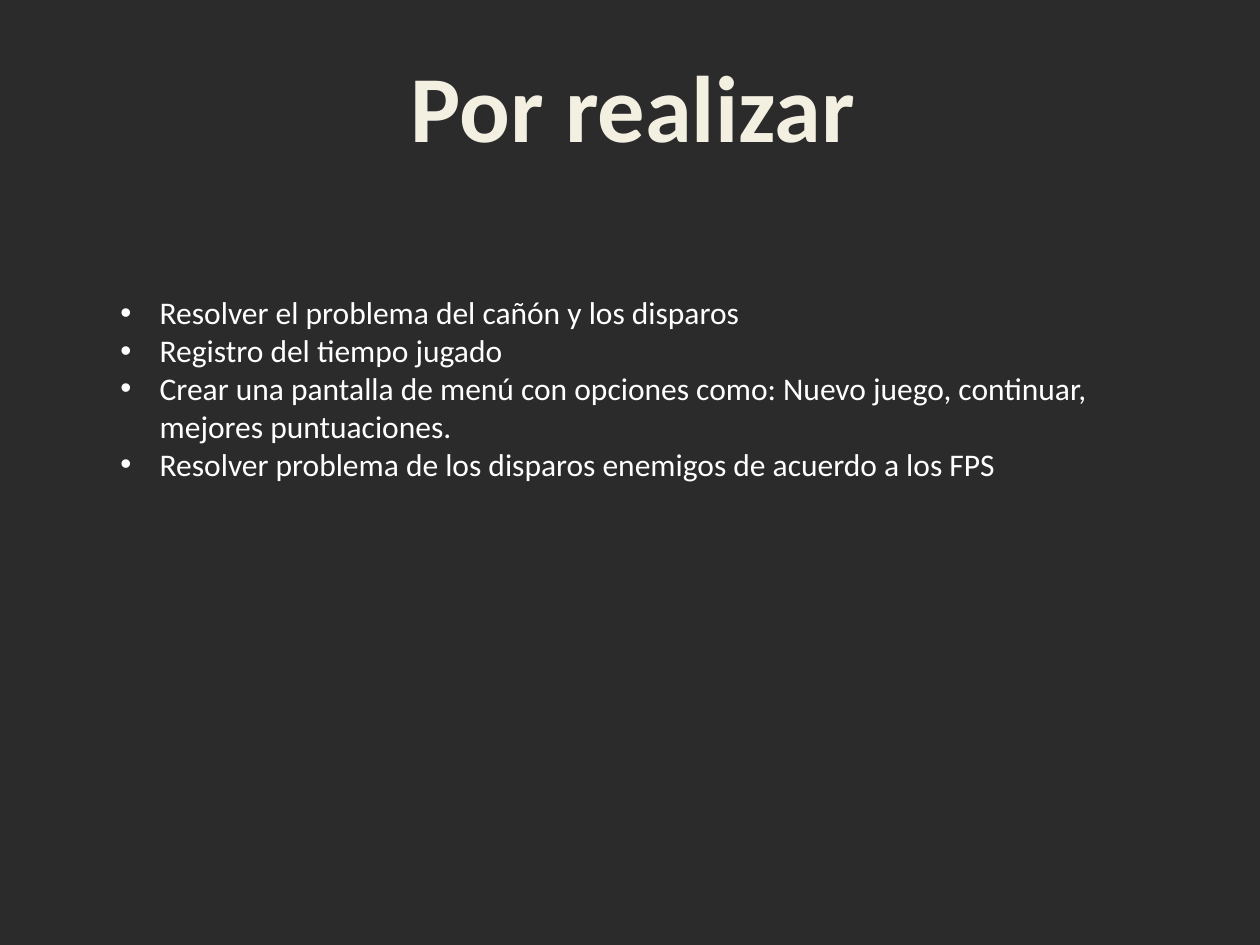
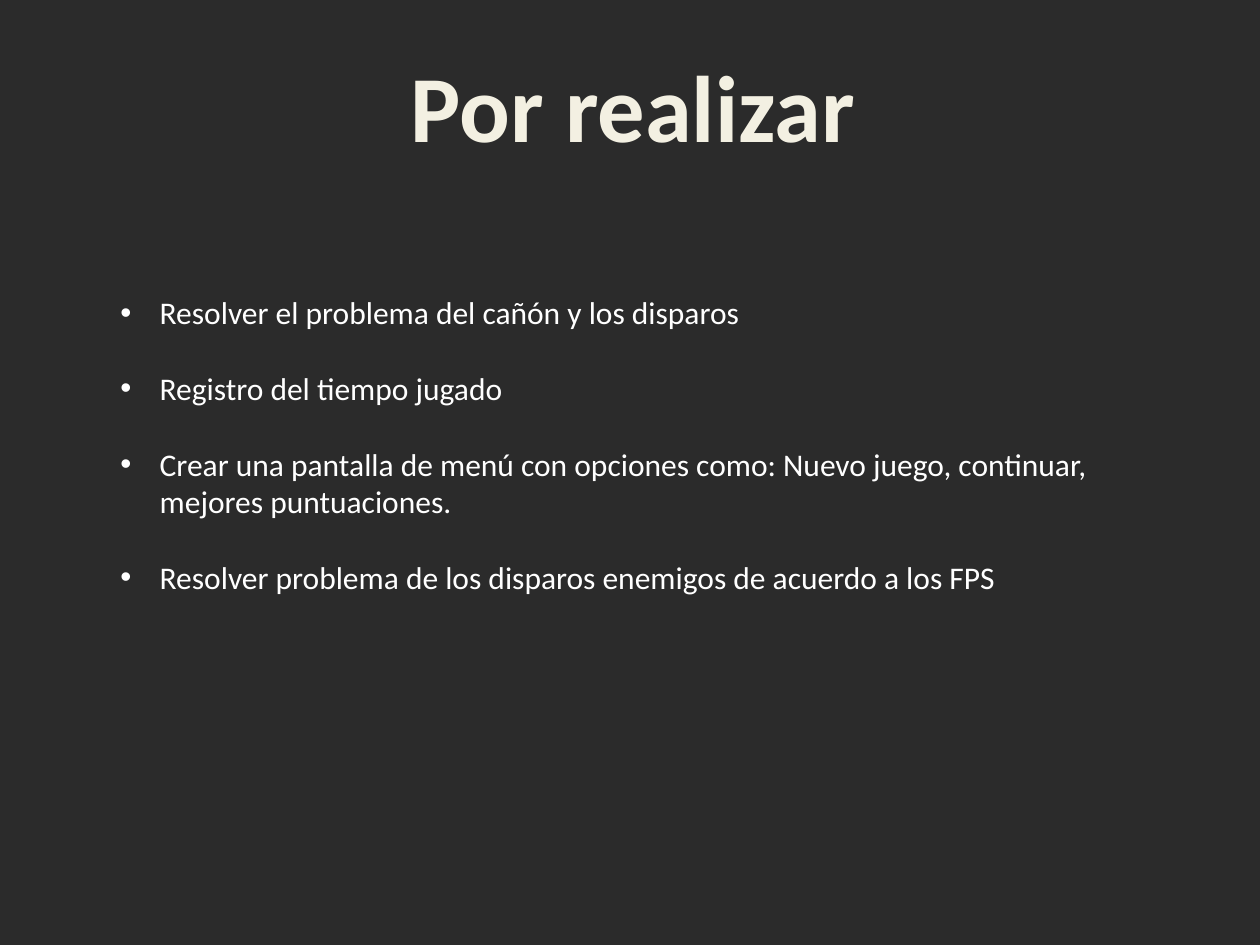
Before and after one commit to marionunezepn/Proyecto_final, a slide deck: slide 4 of Presentacion_avance.pptx. Drawn at 1260x945 pixels with LibreOffice and Linux fonts; fonts in the diff are those of the drawing; background and template pictures are left out; a plain dark background stands for a picture behind light text. Boxes give left, top, right and bottom in pixels: in the first picture for what was removed or moved away, otherwise in the second. Text is boxed around its words. In the diff, an @@ line names an element or a change of style, - is before the commit and + after.

```diff
--- a/Presentacion_avance.pptx
+++ b/Presentacion_avance.pptx
@@ text "Resolver el problema del cañón ..." rewrapped from (x1=160, y1=302, x2=1086, y2=482) to (x1=160, y1=302, x2=1086, y2=595) @@
```
Also in this commit, not shown: 33 other files.
